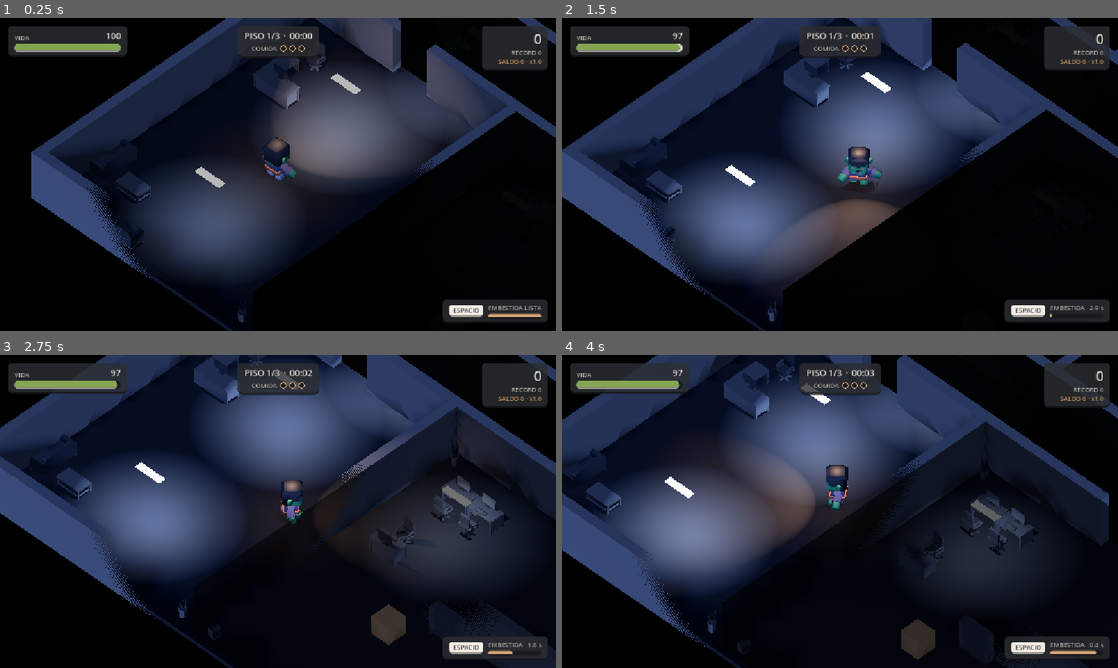
Above: before the commit, frames 1-4 (two rows, left to right).
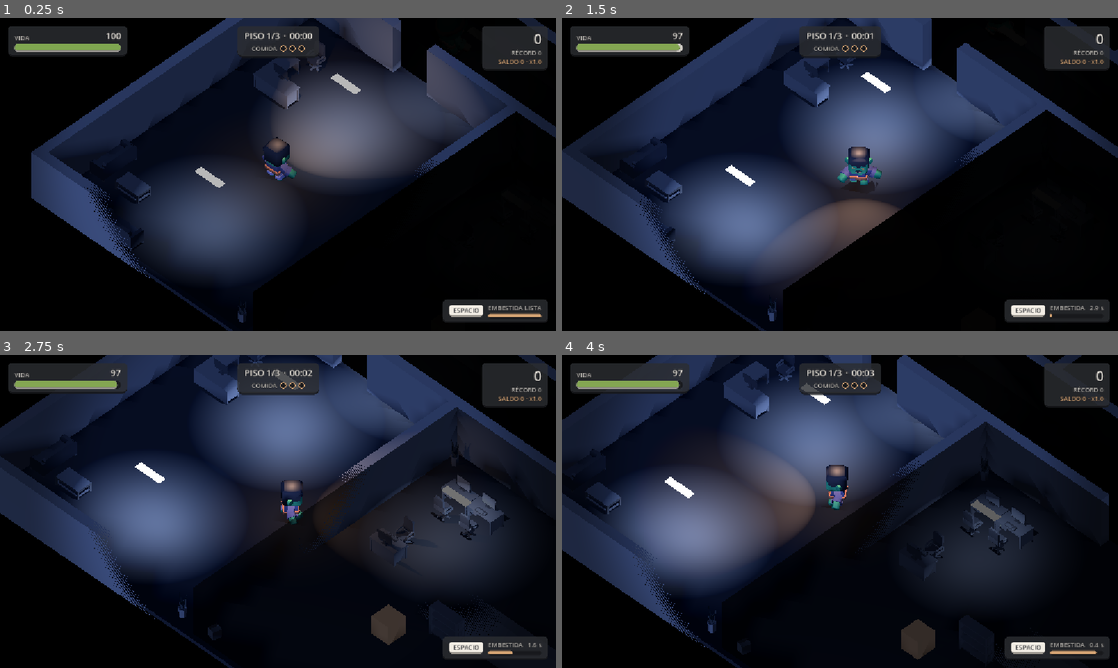
Above: after the commit, the same moments.

Repository: SofiaRubiano10/Zombivors_4to
Game: Godot game, scene res://main.tscn
Two runs of this game, one before a commit and one after it. Both use one fixed random seed, a clock stepped at 60 frames per second and the inputs below.
Inputs:
- Up to frame 1 (0.25 s): no input
- Up to frame 2 (1.5 s): tap Enter at 0.5 s; hold D (move_right) 0.53-1.28 s; hold Shift (correr) 0.53-1.28 s; hold S (move_down) from 1.28 s (still down); tap Space (embestir) at 1.35 s
- Up to frame 3 (2.75 s): release S (move_down) at 2.03 s; hold D (move_right) from 2.03 s (still down); tap E (interactuar) at 2.1 s
- Up to frame 4 (4 s): release D (move_right) at 2.78 s; hold W (move_up) 2.78-3.53 s; tap F at 2.85 s; hold A (move_left) from 3.53 s (still down); tap G at 3.6 s

The runs differ from the first frame. In frame 1, 1.0% of the frame differs, in the area x 5-100%, y 0-63%; in frame 2, 3.5%; in frame 3, 4.4%, in the area x 0-100%, y 0-68%; in frame 4, 4.2%.

Commit message:
C8-10 la visión del zombi se ve en pantalla
En las salas iluminadas la luz del zombi casi se apaga, así que encoger el cono
no se notaba. Ahora la vista también es un efecto en pantalla
(vision_zombi.gdshader, en una capa debajo del HUD): fuera de un círculo
alrededor del zombi todo se oscurece. Con la vida llena el círculo es grande y la
sombra suave (45 %); con poca vida se cierra hasta un 20 % del alto de pantalla
y la sombra llega al 90 %. Con el cazador cerca hay visión de túnel: el círculo
se achica hasta un 40 % más y la sombra se tiñe de rojo oscuro.

Co-authored-by: Juan Rojano <178296646+Jero-Rojano@users.noreply.github.com>

Diff:
--- a/scripts/luz_jugador.gd
+++ b/scripts/luz_jugador.gd
@@ -10,6 +10,12 @@
 # rango_min y apertura_min, y el halo también. Comer devuelve la vista.
 # "alcance" (1 sano, más bajo con poca vida) lo leen las salas para cerrar antes la
 # niebla de alrededor. La mutación "Ojos de noche" lo multiplica (factor_vision).
+# Clase 8 (se notaba poco): en las salas iluminadas el cono casi se apaga, así que
+# encogerlo no se veía. Ahora la vista también es un efecto en pantalla
+# (vision_zombi.gdshader): fuera de un círculo alrededor del zombi todo se oscurece.
+# Con la vida llena el círculo es grande y la sombra suave; con poca vida se cierra
+# y se vuelve casi negra. Si el cazador está cerca, visión de túnel: el círculo se
+# achica más y la sombra se tiñe de rojo (lee Cazador.amenaza).
 
 @export var rango: float = 10.0 # Metros de alcance de la luz (ve unos 8 m por delante)
 @export var apertura: float = 40.0 # Grados de medio cono (35 y horizontal era una linterna)
@@ -32,6 +38,14 @@
 # Parte de la vista sana que queda (rango actual / rango). Lo leen las salas.
 var alcance: float = 1.0
 var radio_halo: float = 1.0
+@export var radio_sano: float = 0.62 # Radio claro con la vida llena (parte del alto de pantalla)
+@export var radio_critico: float = 0.2 # Radio claro con la vida a 0
+@export var sombra_sana: float = 0.45 # Opacidad de la sombra con la vida llena
+@export var sombra_critica: float = 0.9 # Opacidad de la sombra con la vida a 0
+@export var tunel_cazador: float = 0.4 # Cuánto se cierra el círculo con el cazador encima
+var vista_suave: float = 1.0
+var amenaza_suave: float = 0.0
+var pantalla: ColorRect = null
 # 0 con luz alrededor, 1 a oscuras. Sale de la sala donde está el zombi.
 var oscuridad: float = 1.0
 
@@ -49,6 +63,20 @@
 		halo.light_color = light_color
 		halo.light_energy = 0.0
 		radio_halo = halo.omni_range
+	crear_pantalla()
+
+# La capa de la vista: debajo del HUD (que está en la capa 1), encima del mundo.
+func crear_pantalla() -> void:
+	var capa := CanvasLayer.new()
+	capa.layer = 0
+	add_child(capa)
+	pantalla = ColorRect.new()
+	pantalla.set_anchors_preset(Control.PRESET_FULL_RECT)
+	pantalla.mouse_filter = Control.MOUSE_FILTER_IGNORE
+	var material := ShaderMaterial.new()
+	material.shader = preload("res://vision_zombi.gdshader")
+	pantalla.material = material
+	capa.add_child(pantalla)
 
 func _process(delta: float) -> void:
 	var mezcla: float = 1.0 - exp(-suavizado * delta)
@@ -65,6 +93,29 @@
 		halo.light_energy = lerpf(halo.light_energy, energia_halo * oscuridad, mezcla)
 		halo.omni_range = radio_halo * lerpf(halo_min, 1.0, vista) * factor_vision
 		halo.visible = halo.light_energy > 0.01
+	vista_suave = lerpf(vista_suave, vista, mezcla)
+	amenaza_suave = lerpf(amenaza_suave, amenaza_cazador(), 1.0 - exp(-6.0 * delta))
+	pintar_pantalla()
+
+func amenaza_cazador() -> float:
+	var cazador: Node = get_tree().get_first_node_in_group("cazador")
+	return cazador.amenaza if cazador != null and "amenaza" in cazador else 0.0
+
+func pintar_pantalla() -> void:
+	var camara: Camera3D = get_viewport().get_camera_3d()
+	if pantalla == null or camara == null:
+		return
+	var tam: Vector2 = get_viewport().get_visible_rect().size
+	var zombi: Vector2 = camara.unproject_position(get_parent().global_position + Vector3(0.0, 0.9, 0.0))
+	var radio: float = lerpf(radio_critico, radio_sano, vista_suave) * factor_vision
+	radio *= 1.0 - tunel_cazador * amenaza_suave
+	var sombra: float = maxf(lerpf(sombra_critica, sombra_sana, vista_suave), sombra_sana + 0.3 * amenaza_suave)
+	var m: ShaderMaterial = pantalla.material
+	m.set_shader_parameter("centro", zombi / tam)
+	m.set_shader_parameter("aspecto", tam.x / maxf(tam.y, 1.0))
+	m.set_shader_parameter("radio", radio)
+	m.set_shader_parameter("oscuridad", minf(sombra, 0.95))
+	m.set_shader_parameter("tinte", Color.BLACK.lerp(Color(0.2, 0.0, 0.01), amenaza_suave))
 
 # La cuenta, aparte para poder probarla: sin oscuridad 0; a oscuras la energía base.
 # (Antes subía con poca vida; desde la clase 8 la vida cambia el alcance, no la luz.)
--- /dev/null
+++ b/vision_zombi.gdshader
@@ -0,0 +1,20 @@
+shader_type canvas_item;
+
+// Clase 8: lo que el zombi alcanza a ver, en pantalla. Fuera de un círculo
+// alrededor del zombi todo se oscurece. El círculo se cierra con poca vida y con
+// el cazador encima (visión de túnel), y entonces la oscuridad se tiñe de rojo.
+// Lo maneja LuzJugador (scripts/luz_jugador.gd); aquí solo se dibuja.
+
+uniform vec2 centro = vec2(0.5, 0.5); // Dónde está el zombi, en UV de la pantalla
+uniform float aspecto = 1.7778;        // Ancho / alto, para que sea un círculo
+uniform float radio = 0.6;             // Radio claro, en partes del alto de pantalla
+uniform float borde = 0.25;            // Ancho del paso de claro a oscuro
+uniform float oscuridad = 0.5;         // Opacidad de la zona oscura (0 a 1)
+uniform vec4 tinte : source_color = vec4(0.0, 0.0, 0.0, 1.0);
+
+void fragment() {
+	vec2 d = UV - centro;
+	d.x *= aspecto;
+	float lejos = smoothstep(radio, radio + borde, length(d));
+	COLOR = vec4(tinte.rgb, lejos * oscuridad);
+}
Not shown, added: vision_zombi.gdshader.uid
